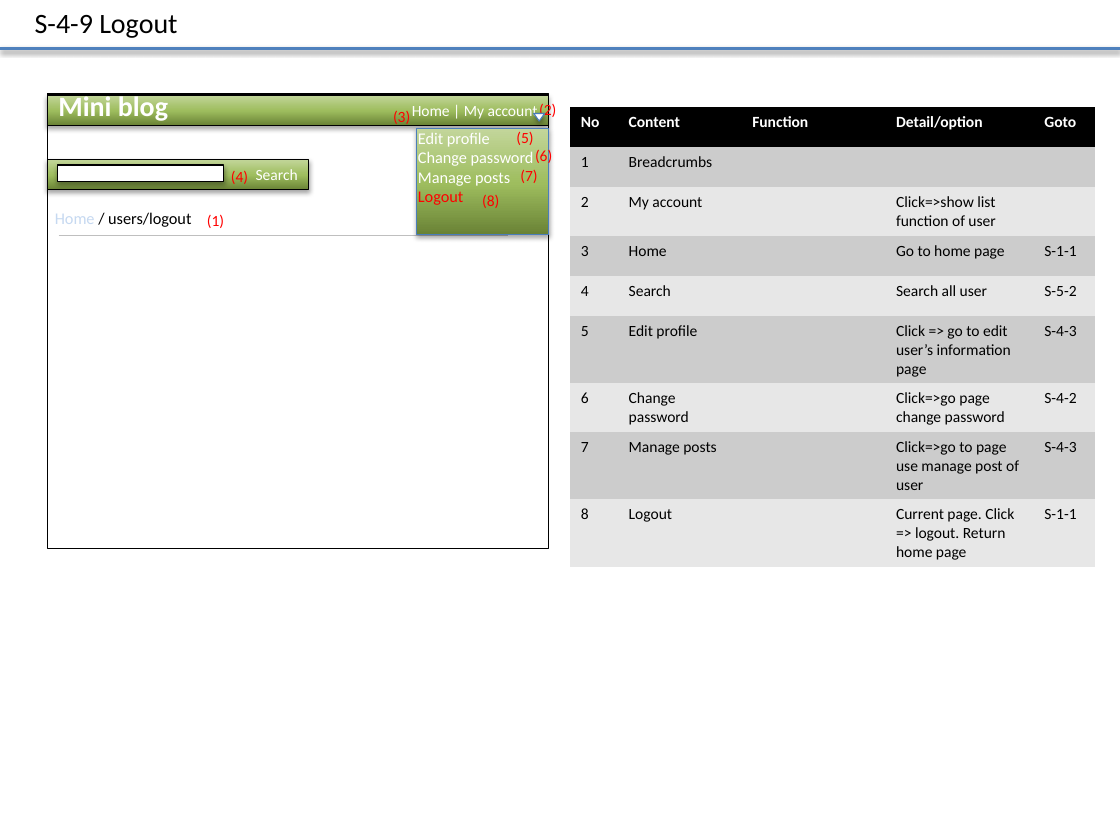
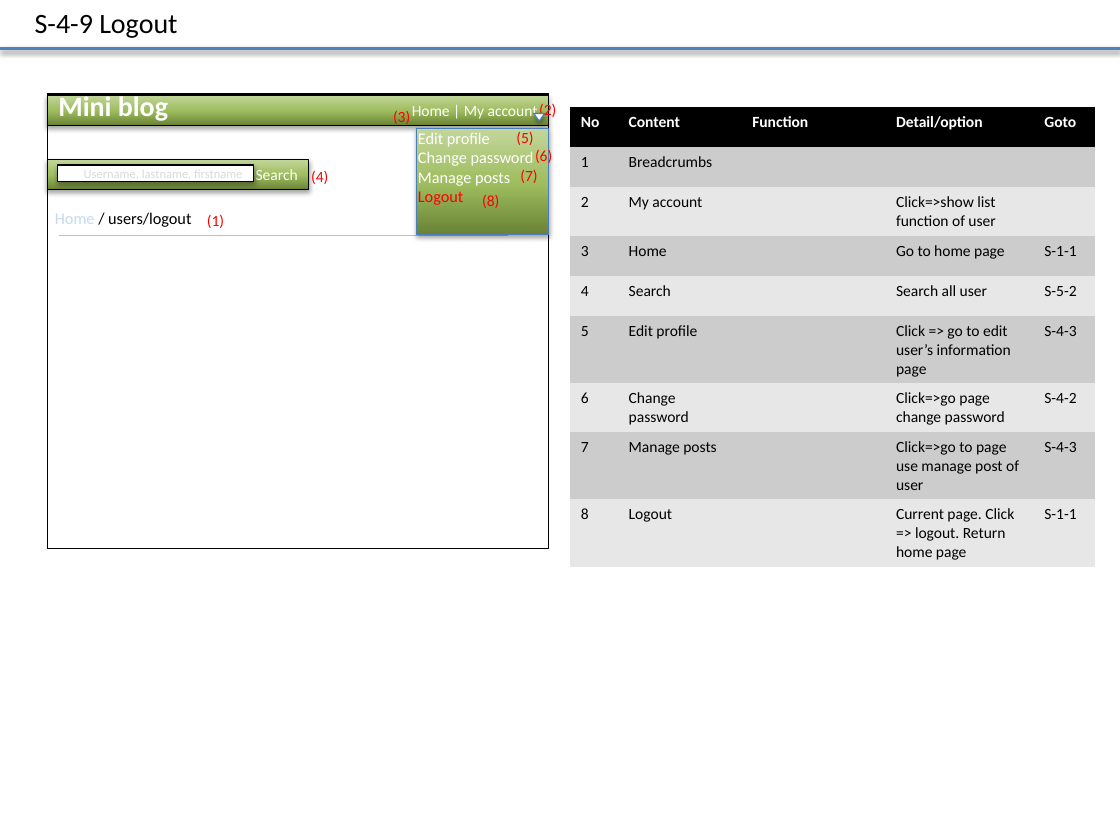
Before and after one commit to Mulodo-PHP-Training/miniblog-lam.vy, a slide deck: slide 6 of doc/frontend/wireframe/TRN-MiniBlog_WireframeDesign_LAMVY.pptx. Drawn at 1120x840 pixels with LibreOffice and Linux fonts; fonts in the diff are those of the drawing. Boxes give left, top, right and bottom in pixels: in the first picture for what was removed or moved away, otherwise in the second. Text is boxed around its words. In the diff, an @@ line names an element or a change of style, - is before the commit and + after.

Commit message:
Fix data sample and text holder in search box

```diff
--- a/doc/frontend/wireframe/TRN-MiniBlog_WireframeDesign_LAMVY.pptx
+++ b/doc/frontend/wireframe/TRN-MiniBlog_WireframeDesign_LAMVY.pptx
@@ rectangle "Username, lastname, firstname" resized from (x1=57, y1=165, x2=224, y2=180) to (x1=57, y1=165, x2=253, y2=180) @@
@@ text in rectangle at (x1=84, y1=166, x2=242, y2=181): text added @@
+Username, lastname, firstname
@@ text "(4)" rewrapped from (x1=231, y1=169, x2=248, y2=187) to (x1=311, y1=170, x2=328, y2=184) @@
```
Also in this commit, not shown: 3 other slides changed.
